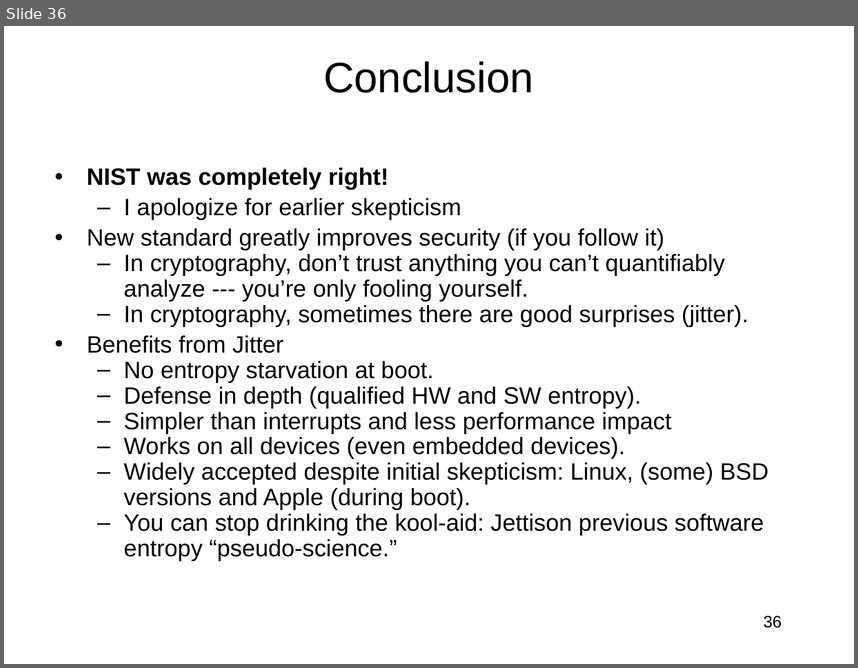
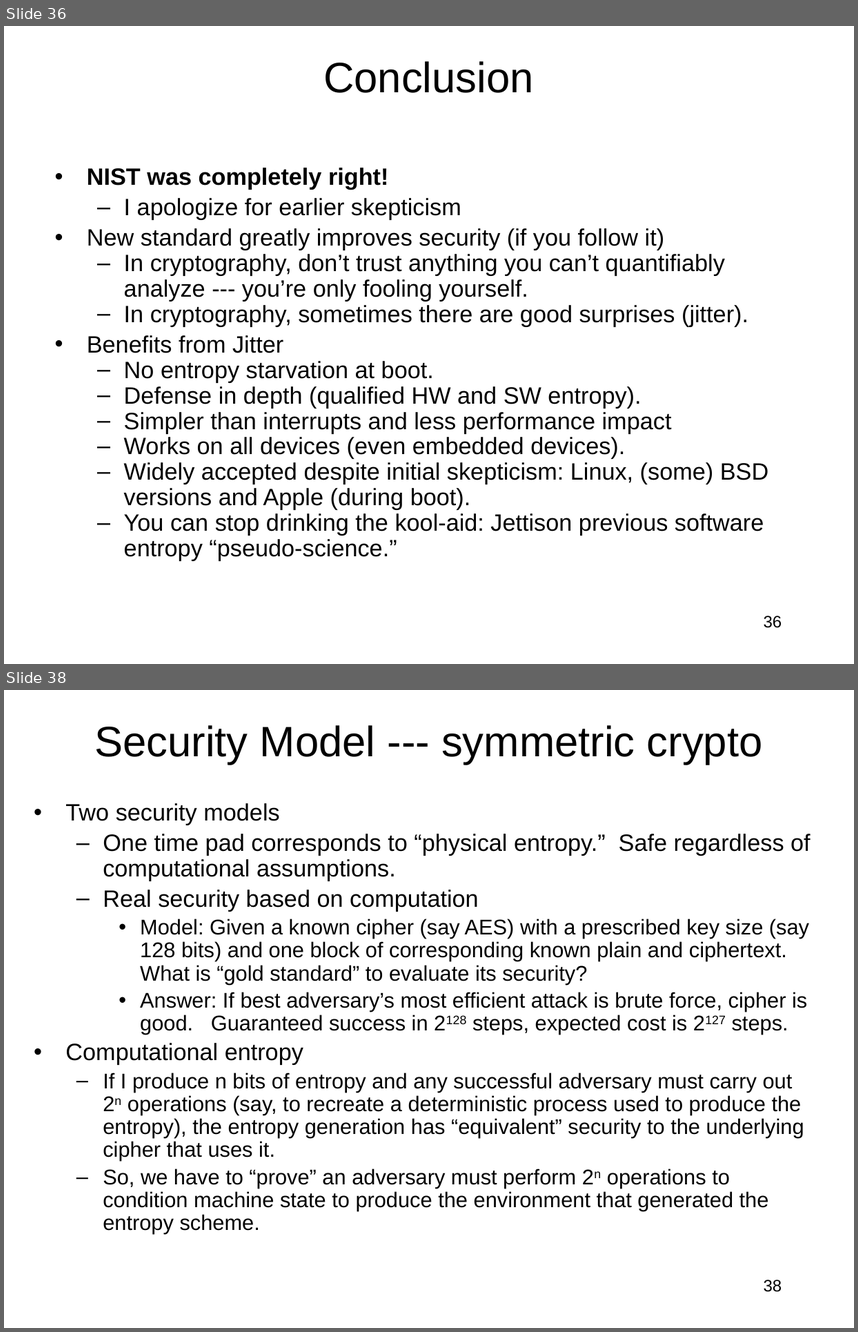
Before and after one commit to jlmucb/class_notes, a slide deck: BerkeleyClass/CS290Spring2013/Lectures/entropy_talk.pptx. Shown one above the other, each under a label of ours: slide 36 before the commit, slides 36 and 38 after it; the slides between them are not shown. The pictures are 858x668 and 858x1332 pixels, drawn with LibreOffice and Linux fonts; fonts in the diff are those of the drawing. Boxes give left, top, right and bottom in pixels: in the first picture for what was removed or moved away, otherwise in the second. Text is boxed around its words. In the diff, an @@ line names an element or a change of style, - is before the commit and + after.

Commit message:
Added security model background for computational entropy.

```diff
--- a/BerkeleyClass/CS290Spring2013/Lectures/entropy_talk.pptx
+++ b/BerkeleyClass/CS290Spring2013/Lectures/entropy_talk.pptx
@@ slide 38 added at bbox=[4, 690, 854, 1328], background #FFFFFF @@
@@ title added at bbox=[94, 725, 763, 765], 36 pt, text #000000 @@
+Security Model --- symmetric crypto
@@ text added at bbox=[65, 803, 811, 1234], 18 pt, text #000000 @@
+• Two security models
+  – One time pad corresponds to “physical entropy.” Safe regardless of computational assumptions.
+  – Real security based on computation
+    • Model: Given a known cipher (say AES) with a prescribed key size (say 128 bits) and one block of corresponding known plain and ciphertext. What is “gold standard” to evaluate its security?
+    • Answer: If best adversary’s most efficient attack is brute force, cipher is good. Guaranteed success in 2128 steps, expected cost is 2127 steps.
+• Computational entropy
+  – If I produce n bits of entropy and any successful adversary must carry out 2n operations (say, to recreate a deterministic process used to produce the entropy), the entropy generation has “equivalent” security to the underlying cipher that uses it.
+  – So, we have to “prove” an adversary must perform 2n operations to condition machine state to produce the environment that generated the entropy scheme.
@@ page number added at bbox=[764, 1279, 782, 1292], 14 pt, text #000000 @@
+38
```
Also in this commit, not shown: 2 slides changed, 2 other slides added, 1 other file.
